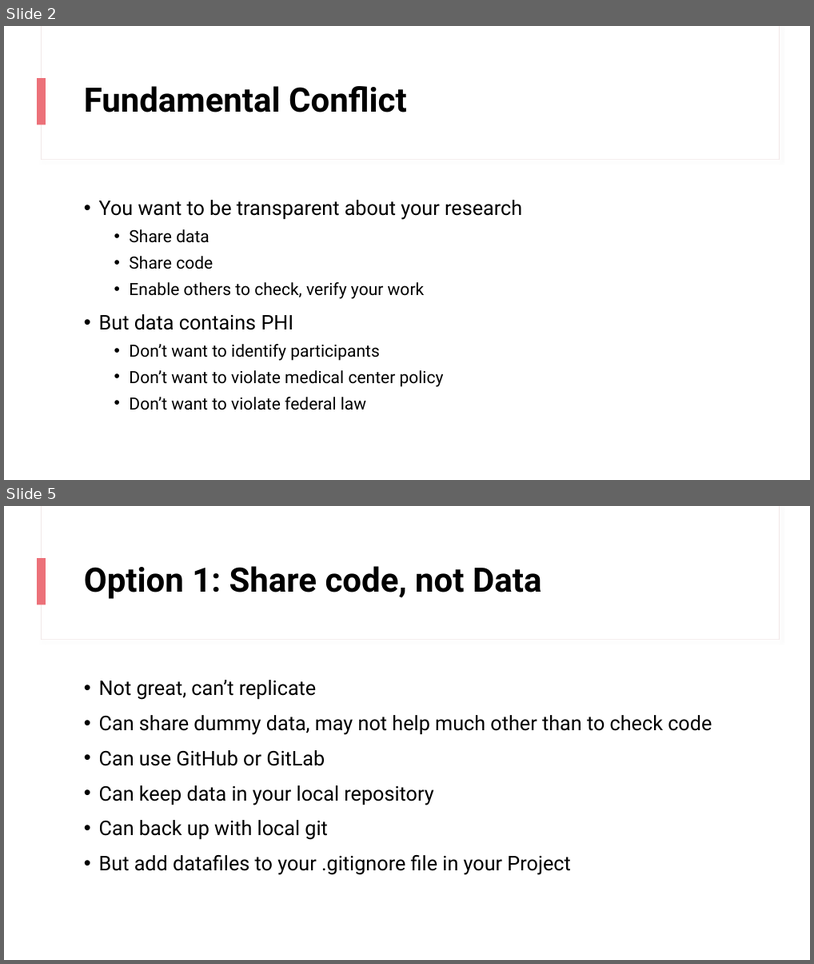
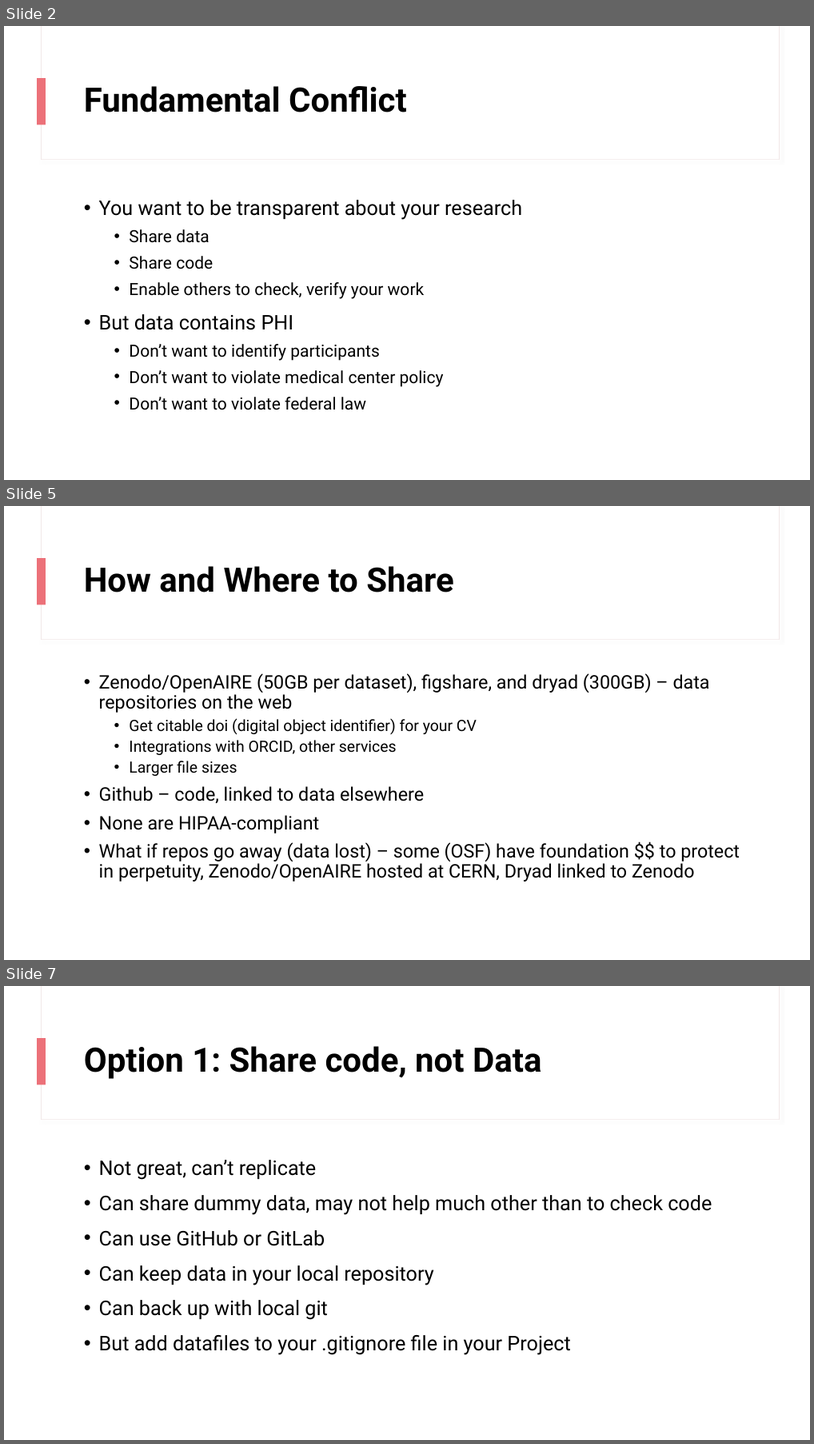
Before and after one commit to higgi13425/rmrwr-book, a slide deck: data/PHI_data.pptx. Shown one above the other, each under a label of ours: slides 2 and 5 before the commit, slides 2, 5 and 7 after it; the slides between them are not shown. The pictures are 814x964 and 814x1444 pixels, drawn with LibreOffice and Linux fonts; fonts in the diff are those of the drawing. Boxes give left, top, right and bottom in pixels: in the first picture for what was removed or moved away, otherwise in the second. Text is boxed around its words. In the diff, an @@ line names an element or a change of style, - is before the commit and + after.

```diff
--- a/data/PHI_data.pptx
+++ b/data/PHI_data.pptx
@@ slide 5 added at box(4, 506, 810, 960), background #FFFFFF; not listed: 3 template elements that a slide beside it also shows @@
@@ title added at box(84, 566, 454, 592), 40 pt, text #000000, bold @@
+How and Where to Share
@@ text added at box(99, 673, 740, 881), 22.2 pt, text #000000 @@
+• Zenodo/OpenAIRE (50GB per dataset), figshare, and dryad (300GB) – data repositories on the web
+  • Get citable doi (digital object identifier) for your CV
+  • Integrations with ORCID, other services
+  • Larger file sizes
+• Github – code, linked to data elsewhere
+• None are HIPAA-compliant
+• What if repos go away (data lost) – some (OSF) have foundation $$ to protect in perpetuity, Zenodo/OpenAIRE hosted at CERN, Dryad linked to Zenodo
@@ what was slide 5 is now slide 7 @@
```
Also in this commit, not shown: 11 slides changed, 2 other slides added, 1 other file.
